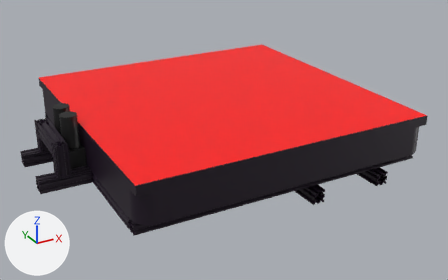
One commit to the Blender file realtimecontrol/rtr/assets/toolhead.blend: the scene before it, then after it.
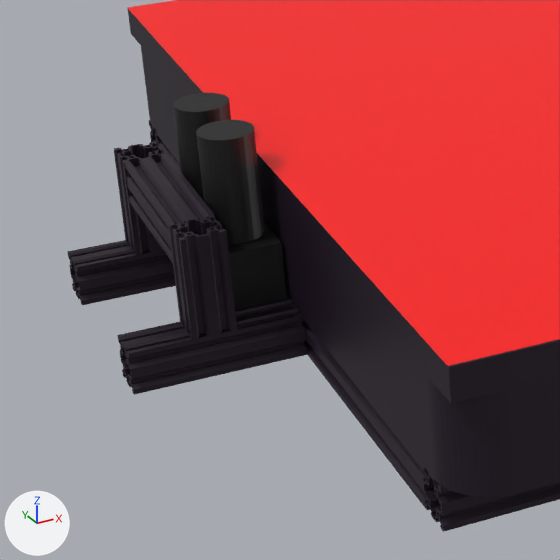
There are two pictures of each version: one whole from a 50 mm lens placed at (-1.132, -1.745, 0.908), pointed at (-0.206, -0.063, 0.067), one close up on the part from 0% to 38% of the width and 27% to 87% of the height. Lighting does not change. The marker at lower left points along +X, +Y and +Z. The older version's two pictures come first.

Script lines for the objects in view, before the commit:
```python
ob_4040_250_007 = bpy.data.objects.new('4040-250.007', me_4040_250_007)
ob_4040_250_007.location = (-0.759, 0.09, 0.162)
ob_4040_250_007.rotation_euler = (0.0, 0.0, 1.571)  # degrees (0, 0, 90)
ob_4040_250_007.scale = (0.000349, 0.001, 0.001)
ob_4040_250_009 = bpy.data.objects.new('4040-250.009', me_4040_250_009)
ob_4040_250_009.location = (-0.76, -0.09, 0.087)
ob_4040_250_009.rotation_euler = (-1.571, 1.571, 0.0)  # degrees (-90, 90, 0)
ob_4040_250_009.scale = (0.000207, 0.001, 0.001)
ob_cube_022 = bpy.data.objects.new('Cube.022', me_cube_021)
ob_cube_022.location = (-0.712, 0.01, 0.093)
ob_cube_022.rotation_euler = (0.0, -1.571, 0.0)  # degrees (0, -90, 0)
ob_cube_022.scale = (0.05, 0.08, 0.03)
ob_cylinder_002 = bpy.data.objects.new('Cylinder.002', me_cylinder_002)
ob_cylinder_002.location = (-0.712, 0.046, 0.194)
ob_cylinder_002.scale = (0.025, 0.025, 0.05)
ob_cylinder_003 = bpy.data.objects.new('Cylinder.003', me_cylinder_003)
ob_cylinder_003.location = (-0.712, -0.032, 0.194)
ob_cylinder_003.scale = (0.025, 0.025, 0.05)
# also in view: '4040-250.005' at (-0.757, 0.11, 0.067); 'Cube.001' at (-0.2, 0.0, 0.207); 'Cube.021' at (-0.2, -0.001, 0.192); '4040-250.008' at (-0.76, 0.11, 0.134); '4040-250.004' at (-0.66, -0.001, 0.067)
```
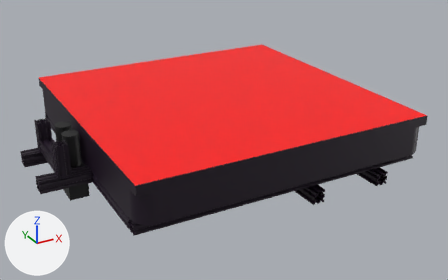
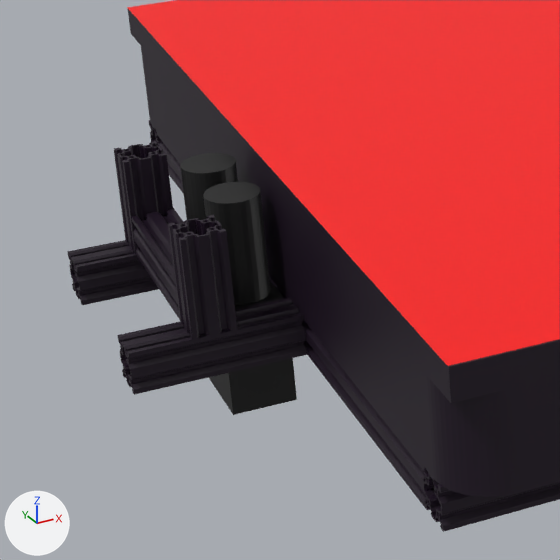
Changed parts and their boxes (x1, y1, x2, y2) in the close-ups (560 x 560 px):
'Cylinder.003', moved
    before: (196, 120, 264, 244)
    after: (203, 182, 271, 305)
'Cube.022', moved
    before: (228, 222, 287, 310)
    after: (208, 282, 297, 415)
'4040-250.007', moved
    before: (124, 155, 214, 263)
    after: (132, 208, 184, 320)
'Cylinder.002', moved
    before: (173, 93, 231, 201)
    after: (180, 153, 238, 220)

The edits, one by one:
Object '4040-250.007' (ob_4040_250_007) moves from (-0.759, 0.09, 0.162) to (-0.759, 0.09, 0.107).
Object 'Cube.022' (ob_cube_022) moves from (-0.712, 0.01, 0.093) to (-0.712, 0.01, 0.032).
Object 'Cylinder.002' (ob_cylinder_002) moves from (-0.712, 0.046, 0.194) to (-0.712, 0.046, 0.134).
Object 'Cylinder.003' (ob_cylinder_003) moves from (-0.712, -0.032, 0.194) to (-0.712, -0.032, 0.134).
